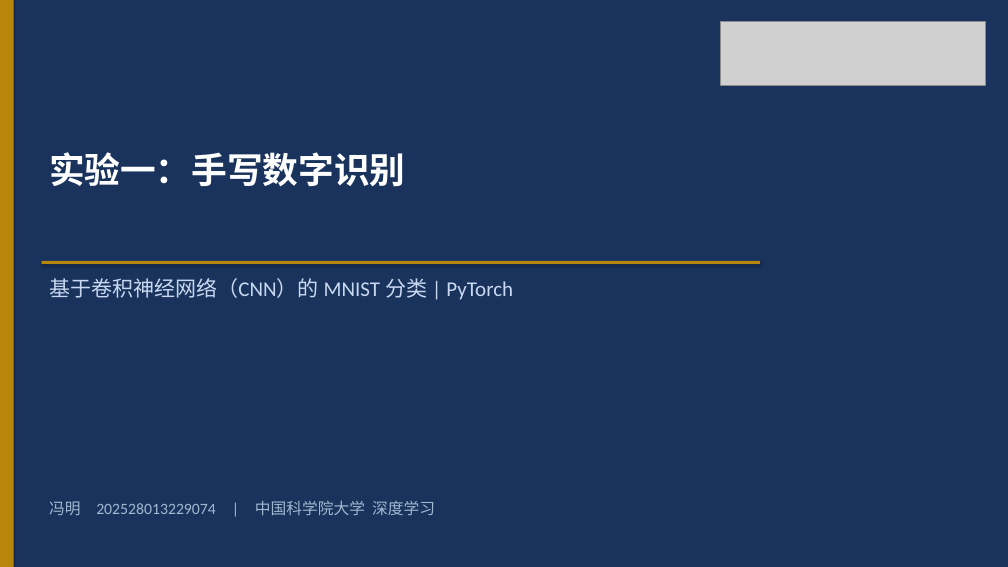
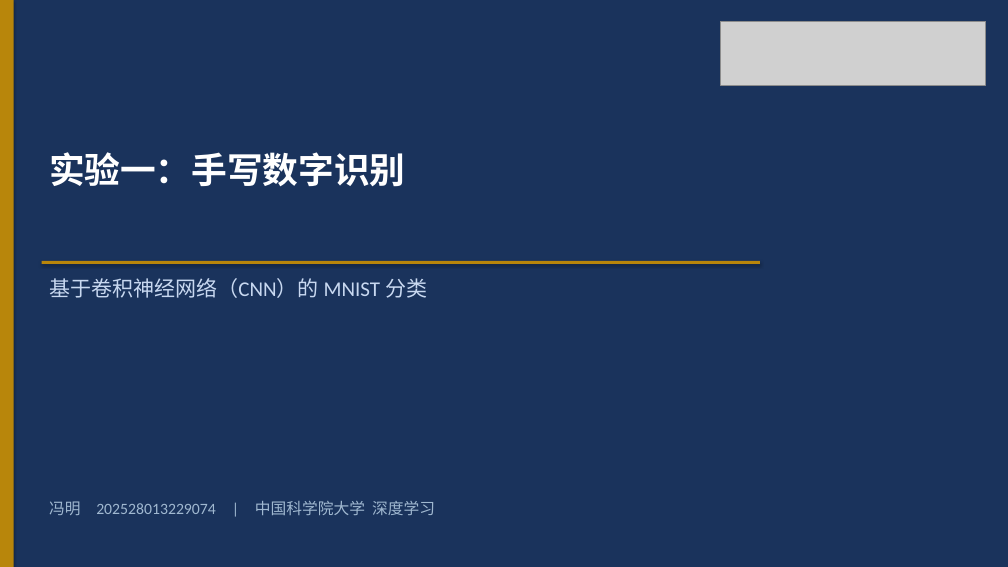
Before and after one commit to WevYang/deep_learning_task, a slide deck: slide 1 of reports/exp1_cnn_mnist.pptx. Drawn at 1008x567 pixels with LibreOffice and Linux fonts; fonts in the diff are those of the drawing; grey boxes stand for pictures. Boxes give left, top, right and bottom in pixels: in the first picture for what was removed or moved away, otherwise in the second. Text is boxed around its words. In the diff, an @@ line names an element or a change of style, - is before the commit and + after.

```diff
--- a/reports/exp1_cnn_mnist.pptx
+++ b/reports/exp1_cnn_mnist.pptx
@@ text at [49, 278, 427, 298]: text changed @@
-基于卷积神经网络（CNN）的 MNIST 分类 | PyTorch
+基于卷积神经网络（CNN）的 MNIST 分类
```
Also in this commit, not shown: 38 other files.
